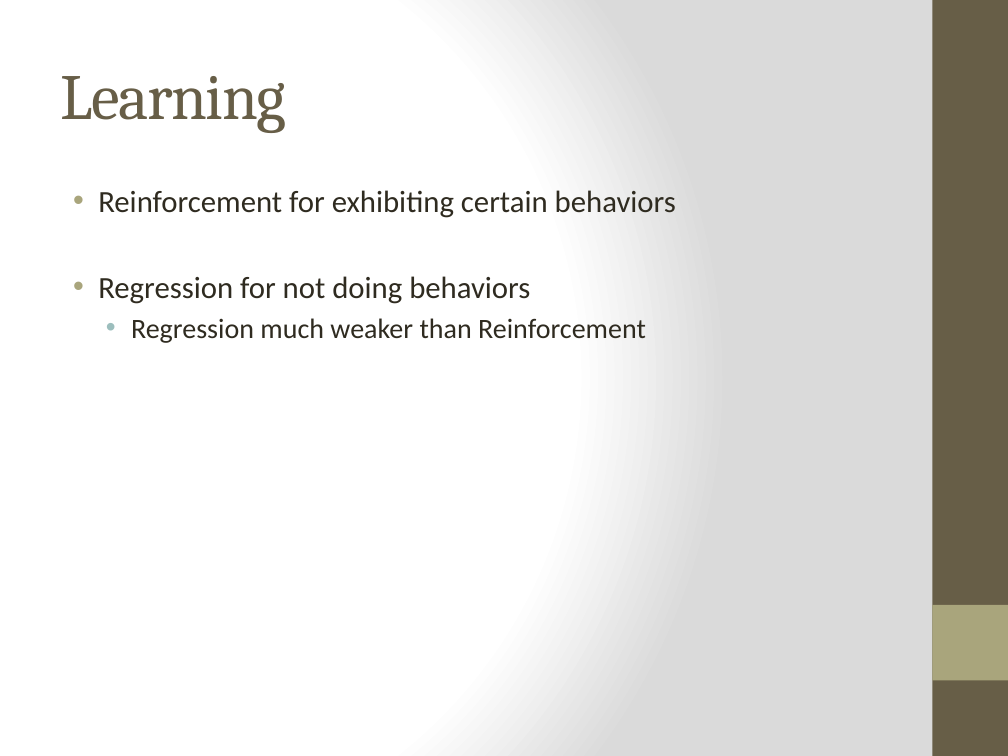
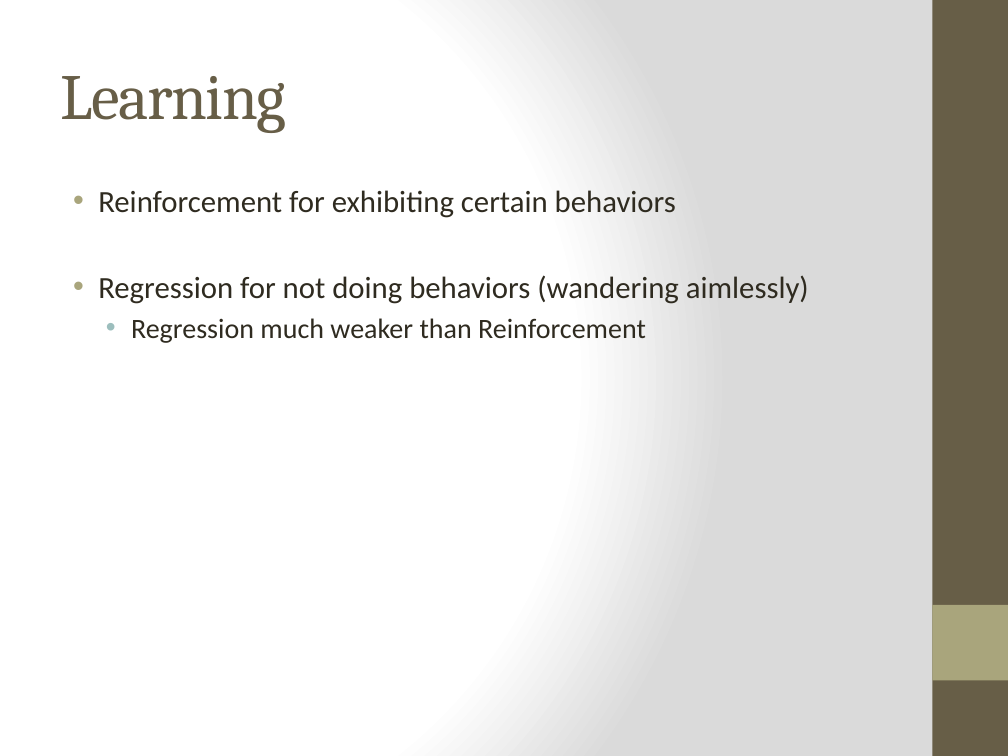
Before and after one commit to cirigj/CellularAI, a slide deck: slide 5 of Cellular AI.pptx. Drawn at 1008x756 pixels with LibreOffice and Linux fonts; fonts in the diff are those of the drawing. Boxes give left, top, right and bottom in pixels: in the first picture for what was removed or moved away, otherwise in the second. Text is boxed around its words. In the diff, an @@ line names an element or a change of style, - is before the commit and + after.

```diff
--- a/Cellular AI.pptx
+++ b/Cellular AI.pptx
@@ text at <box>98,275,809,304</box>: text changed @@
-• Regression for not doing behaviors
+• Regression for not doing behaviors (wandering aimlessly)
```
Also in this commit, not shown: 3 other slides changed, 1 other file.
